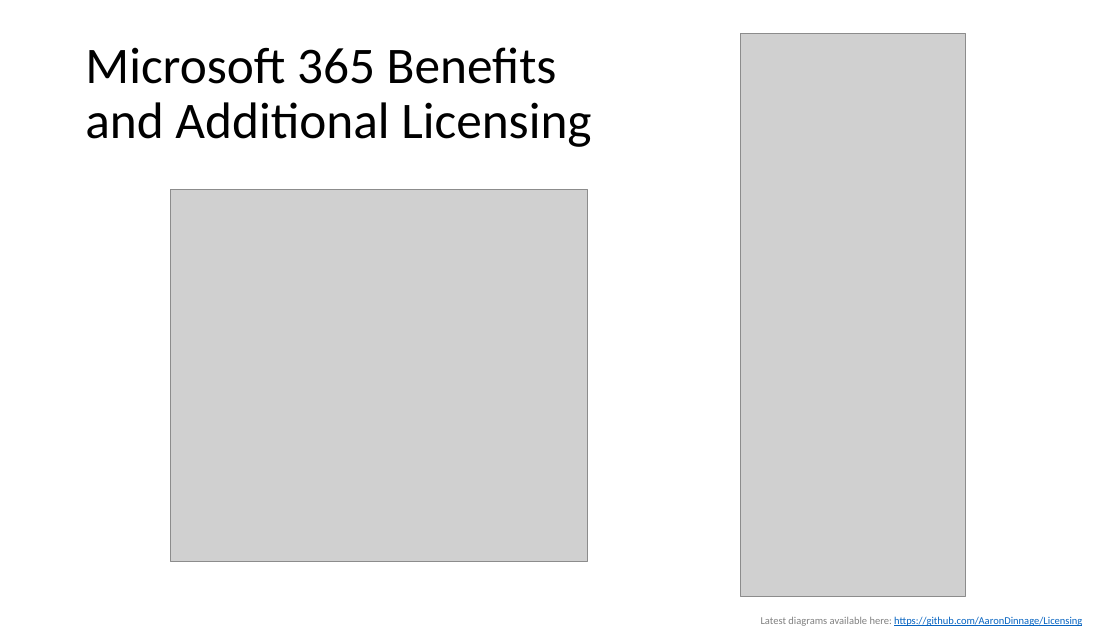
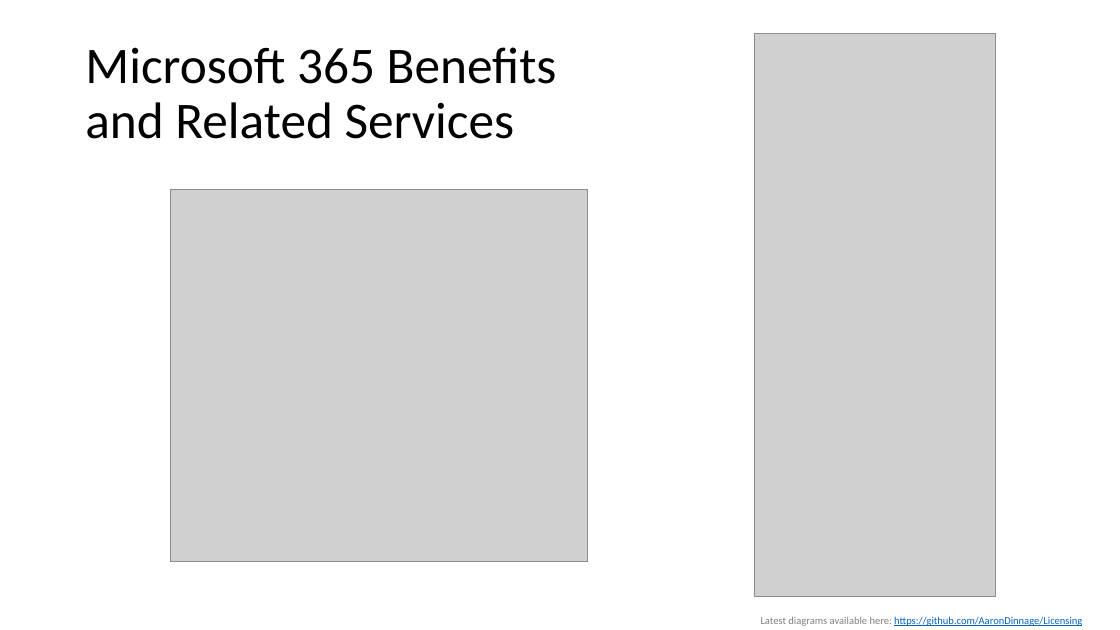
Before and after one commit to ksagala/Licensing, a slide deck: slide 6 of Microsoft 365 Enterprise License Map.pptx. Drawn at 1120x630 pixels with LibreOffice and Linux fonts; fonts in the diff are those of the drawing; grey boxes stand for pictures. Boxes give left, top, right and bottom in pixels: in the first picture for what was removed or moved away, otherwise in the second. Text is boxed around its words. In the diff, an @@ line names an element or a change of style, - is before the commit and + after.

```diff
--- a/Microsoft 365 Enterprise License Map.pptx
+++ b/Microsoft 365 Enterprise License Map.pptx
@@ title at <box>85,47,557,139</box>: text changed @@
-Microsoft 365 Benefits
-and Additional Licensing
+Microsoft 365 Benefits
+and Related Services
@@ picture: place and size @@
-picture at <box>741,34,965,597</box>
+picture at <box>755,34,996,597</box>
```
Also in this commit, not shown: 1 other slide changed, 2 slides added, 1 slide removed, 55 other files.
